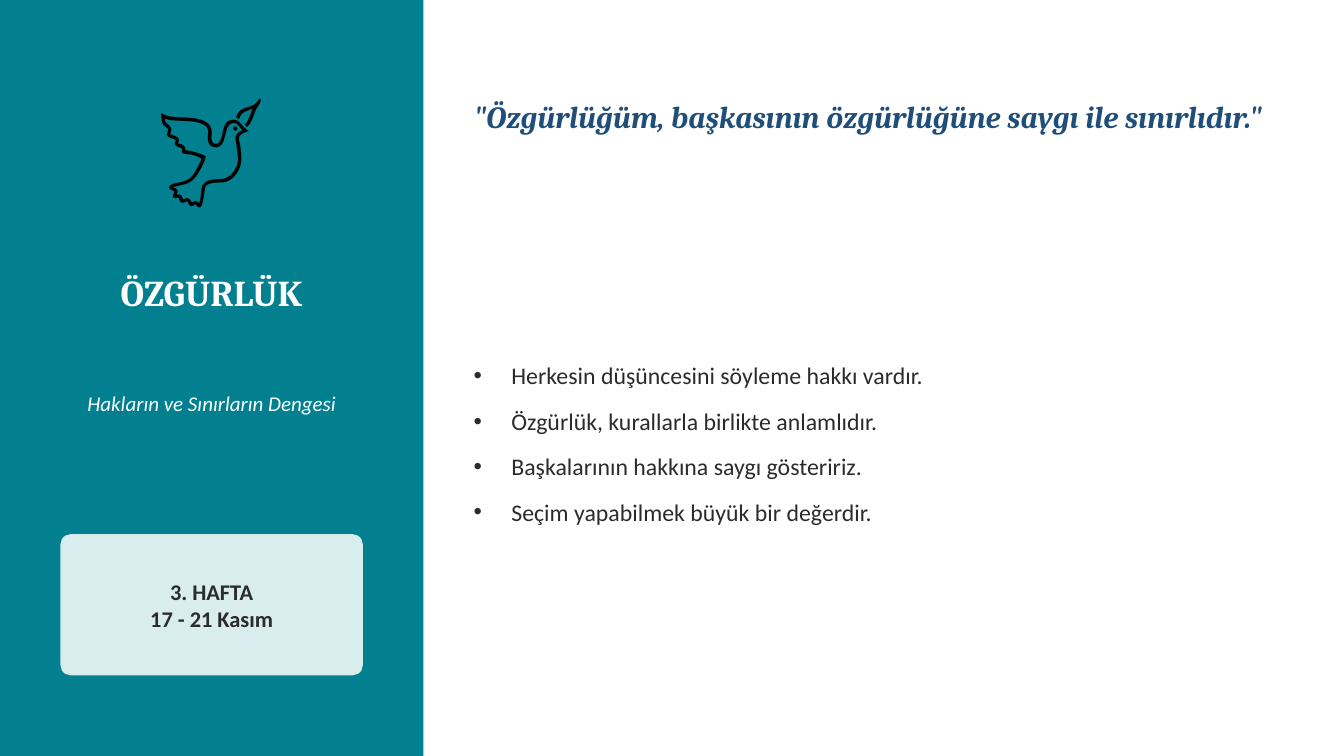
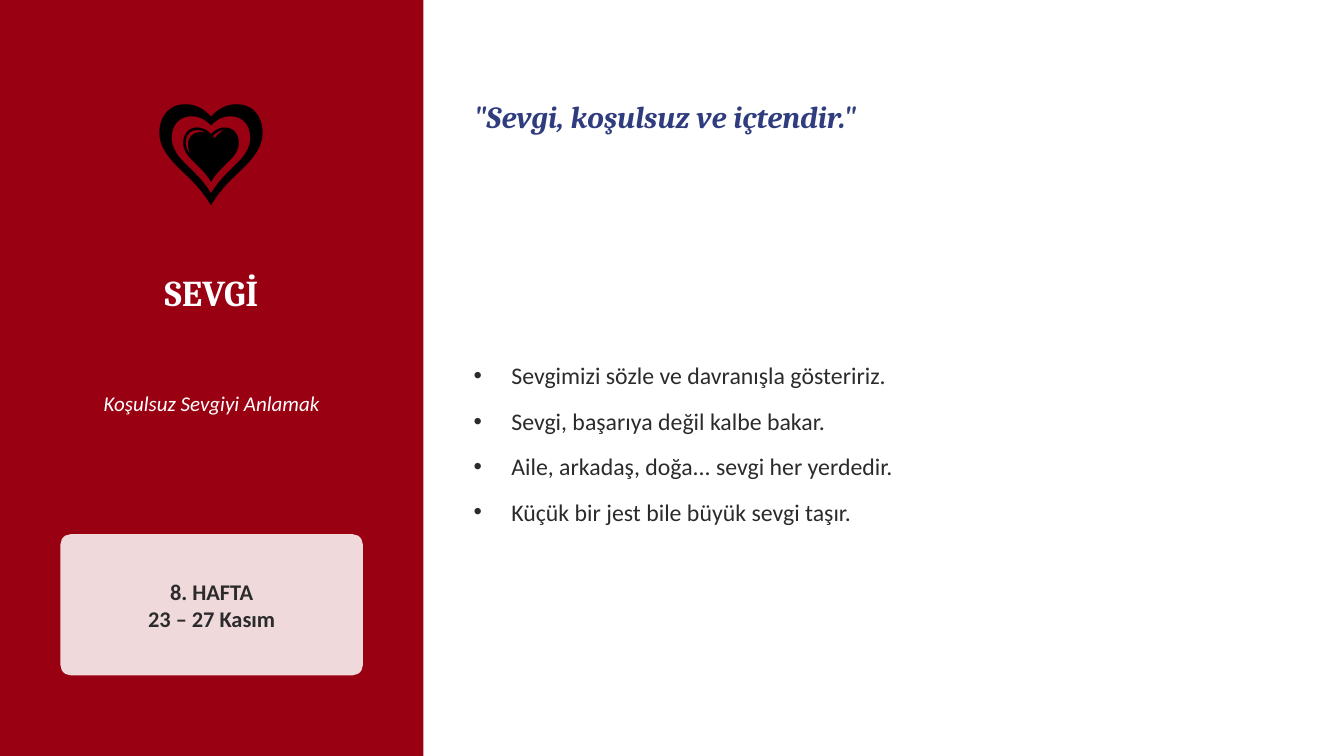
Before and after one commit to oogretmen1-tech/oogretmen1-tech.github.io, a slide deck: slide 3 of kasim-cedes-pano.pptx (slide 4 before the commit). Drawn at 1344x756 pixels with LibreOffice and Linux fonts; fonts in the diff are those of the drawing. Boxes give left, top, right and bottom in pixels: in the first picture for what was removed or moved away, otherwise in the second. Text is boxed around its words. In the diff, an @@ line names an element or a change of style, - is before the commit and + after.

```diff
--- a/kasim-cedes-pano.pptx
+++ b/kasim-cedes-pano.pptx
@@ rectangle at bbox=[0, 0, 423, 756]: fill #028090 to #990011 @@
@@ text at bbox=[30, 50, 393, 232]: text changed @@
-🕊️
+💗
@@ text at bbox=[474, 106, 856, 135]: text changed; text colour #1F4E79 to #2F3C7E @@
-"Özgürlüğüm, başkasının özgürlüğüne saygı ile sınırlıdır."
+"Sevgi, koşulsuz ve içtendir."
@@ text at bbox=[165, 274, 259, 307]: text changed @@
-ÖZGÜRLÜK
+SEVGİ
@@ text at bbox=[511, 367, 893, 525]: text changed @@
-• Herkesin düşüncesini söyleme hakkı vardır.
-• Özgürlük, kurallarla birlikte anlamlıdır.
-• Başkalarının hakkına saygı gösteririz.
-• Seçim yapabilmek büyük bir değerdir.
+• Sevgimizi sözle ve davranışla gösteririz.
+• Sevgi, başarıya değil kalbe bakar.
+• Aile, arkadaş, doğa... sevgi her yerdedir.
+• Küçük bir jest bile büyük sevgi taşır.
@@ text at bbox=[104, 396, 319, 415]: text changed @@
-Hakların ve Sınırların Dengesi
+Koşulsuz Sevgiyi Anlamak
@@ text at bbox=[148, 584, 276, 627]: text changed @@
-3. HAFTA
-17 - 21 Kasım
+8. HAFTA
+23 – 27 Kasım
```
Also in this commit, not shown: 3 other slides changed, 1 slide removed, 40 other files.
